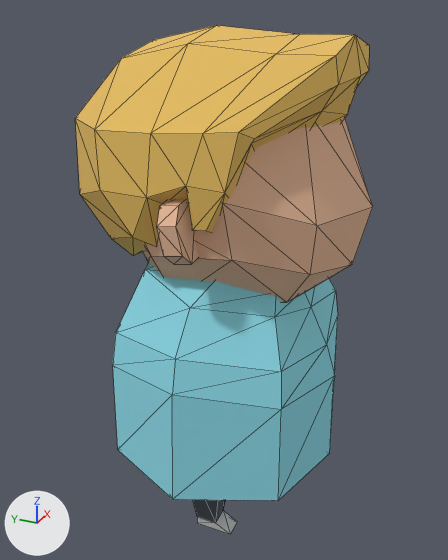
The glTF model personal-bubble-rpg/Art/Characters3D/feissari.glb: old version first, new version second.
Rendered twice from a 50 mm lens placed at (-2.139, -0.937, 2.203), pointed at (0.022, 0.036, 1.122). Every picture has the same lights, and +X, +Y and +Z are marked at lower left. Mesh edges are drawn as thin lines. Vertices at the same position are counted once.
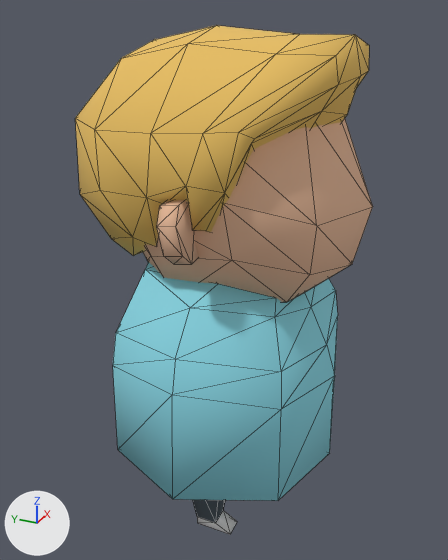
The change, as a list of edits to the scene's bpy script:
```text
Change me_cube:
    where me_cube.from_pydata(...)  # 211 vertices, 376 faces; spans x -0.54..0.54, y -0.55..0.59, z 0.01..2.11
    used by ob_cube; location = (0.0, 0.0, 0.0)
    me_cube part 1
    me_cube.vertices[166].co: (-0.29, -0.08, 1.29) -> (-0.29, -0.08, 1.26)  # not seen -> pixel (218, 283)
    me_cube.vertices[167].co: (-0.21, -0.28, 1.23) -> (-0.21, -0.28, 1.21)  # not seen -> pixel (276, 297)
    me_cube part 2: all faces are now shaded smooth (94 of 376 changed)
```

Changed parts and their boxes (x1, y1, x2, y2) in the pictures (448 x 560 px; the box of a moved part takes in the faces that stretch with it):
part 1 of me_cube, moved or reshaped: (145, 266, 293, 317) in both
part 2 of me_cube, shading changed: (101, 190, 335, 534) in both
